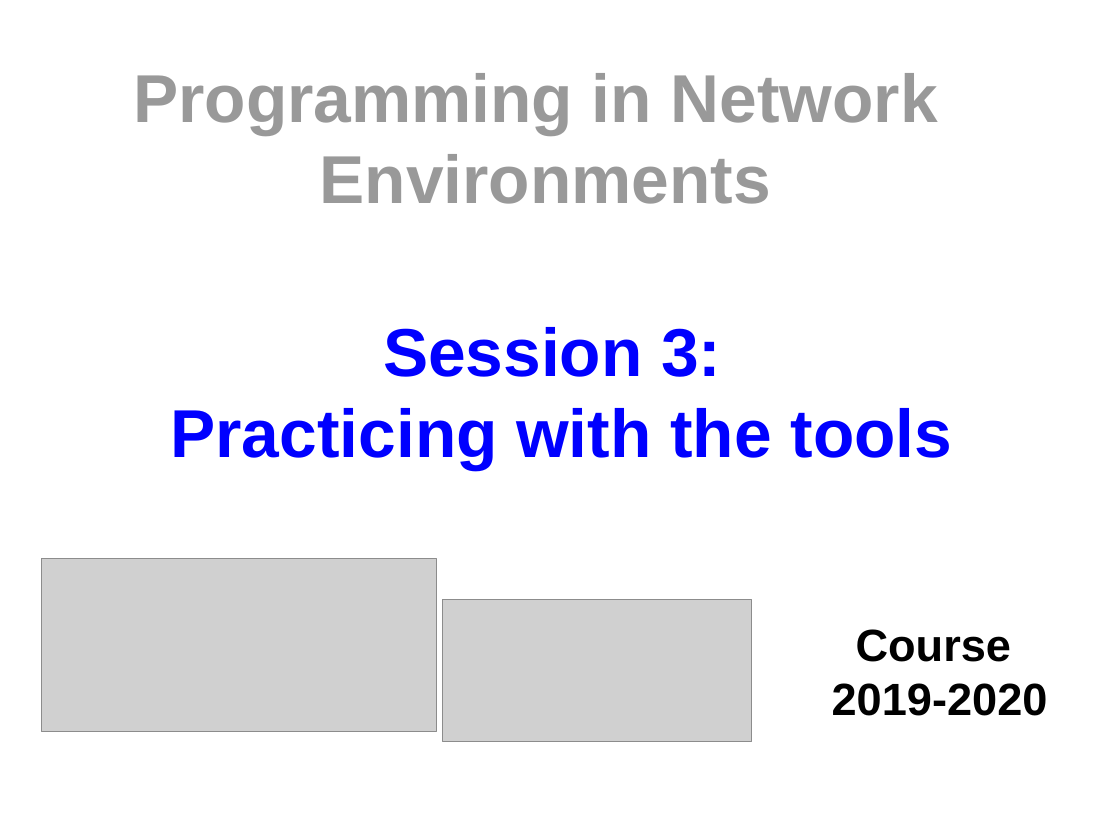
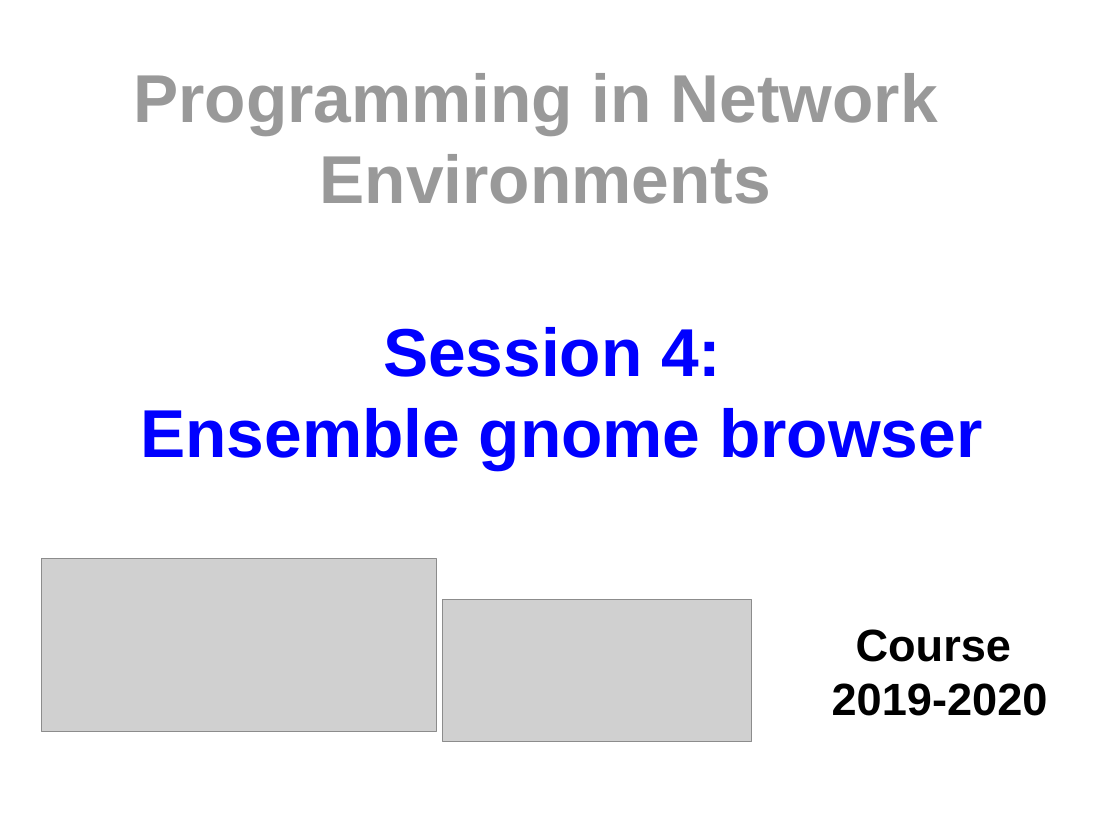
Before and after one commit to myTeachingURJC/2019-2020-PNE, a slide deck: slide 1 of s4-ensemble/Cover/Cover.odp. Drawn at 1120x840 pixels with LibreOffice and Linux fonts; fonts in the diff are those of the drawing; grey boxes stand for pictures. Boxes give left, top, right and bottom in pixels: in the first picture for what was removed or moved away, otherwise in the second. Text is boxed around its words. In the diff, an @@ line names an element or a change of style, - is before the commit and + after.

Commit message:
S4: Cover image updated

```diff
--- a/s4-ensemble/Cover/Cover.odp
+++ b/s4-ensemble/Cover/Cover.odp
@@ title at [140,327,982,471]: text changed @@
-Session 3:
-Practicing with the tools
+Session 4:
+Ensemble gnome browser
```
